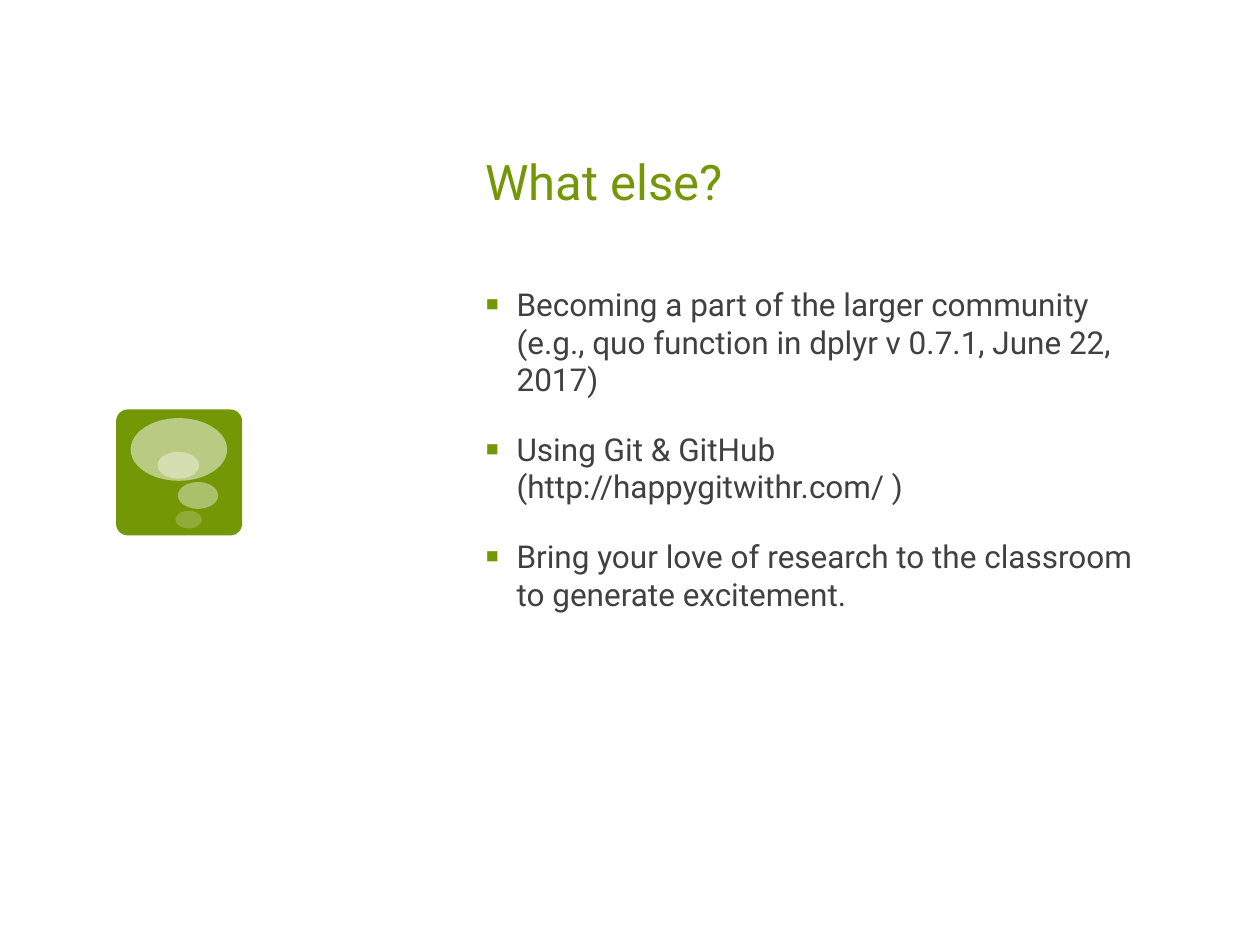
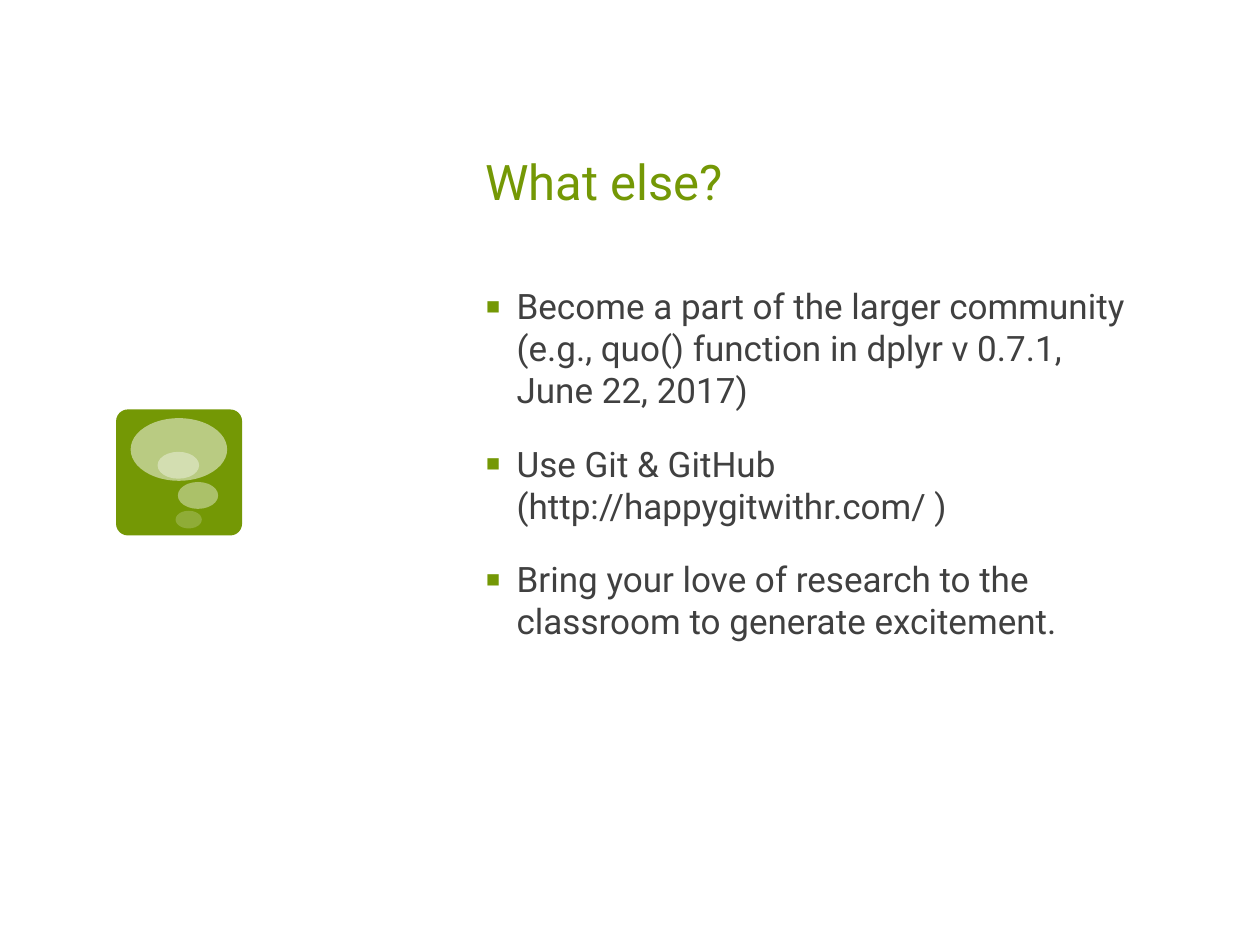
Before and after one commit to Amherst-Statistics/Modernizing-Undergrad-Stat-Curric, a slide deck: slide 13 of 03-hardin/skillsForResearch_JSM17_JoHardin.pptx (slide 10 before the commit). Drawn at 1260x945 pixels with LibreOffice and Linux fonts; fonts in the diff are those of the drawing. Boxes give left, top, right and bottom in pixels: in the first picture for what was removed or moved away, otherwise in the second. Text is boxed around its words. In the diff, an @@ line names an element or a change of style, - is before the commit and + after.

Commit message:
updated slides

```diff
--- a/03-hardin/skillsForResearch_JSM17_JoHardin.pptx
+++ b/03-hardin/skillsForResearch_JSM17_JoHardin.pptx
@@ text at bbox=[517, 292, 1124, 527]: text changed; size 18 to 20 pt @@
-▪ Becoming a part of the larger community (e.g., quo function in dplyr v 0.7.1, June 22, 2017)
-▪ Using Git & GitHub (http://happygitwithr.com/ )
+▪ Become a part of the larger community (e.g., quo() function in dplyr v 0.7.1, June 22, 2017)
+▪ Use Git & GitHub (http://happygitwithr.com/ )
@@ text at bbox=[517, 565, 1057, 642]: size 18 to 20 pt in "Bring your love of research to the ..." @@
```
Also in this commit, not shown: 2 other slides changed, 5 slides added, 2 slides removed.
